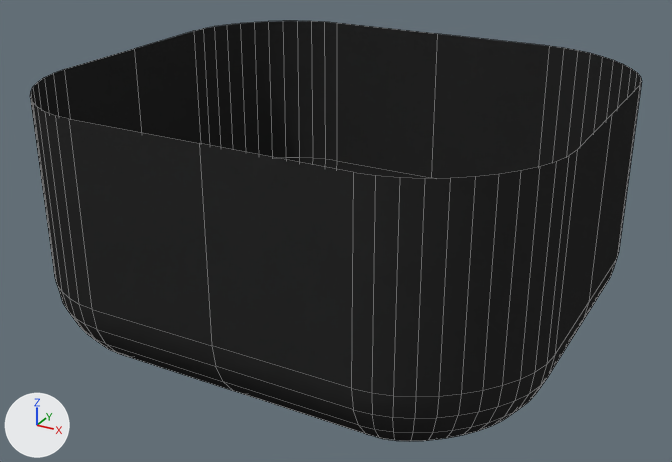
A saved change to the Blender file src/pcbooth/templates/backgrounds/paper_black.blend.
Rendered twice from a camera (50 mm lens) standing at (1183.0, -2189.0, 1382.0) and looking at (-2.0, -35.0, 306.0). The axes (+X, +Y, +Z) are drawn at lower left. The lights are the same throughout. Mesh edges are drawn as thin lines.

Before the edit, the objects in view are built like this:
```python
me_background_paper_black = bpy.data.meshes.new('Background_paper_black')
me_background_paper_black.from_pydata(...)  # 114 vertices, 95 faces; spans x 0.0..725.0, y 0.0..650.0, z 0.0..748.0
me_background_paper_black.polygons.foreach_set('use_smooth', [True] * 95)
me_background_paper_black.materials.append(mat_background_black)
ob_background_paper_black = bpy.data.objects.new('Background_paper_black', me_background_paper_black)
ob_background_paper_black.location = (0.0, 0.0, 0.0)
_m = ob_background_paper_black.modifiers.new('Mirror', 'MIRROR')
_m.use_axis = (True, True, False)
```
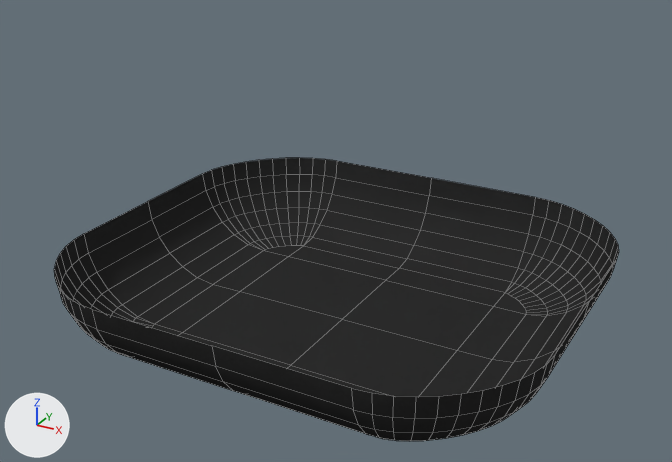
Where the change shows, as pixel boxes [x1, y1, x2, y2] in the pictures (672 x 462 px):
'Background_paper_black', reshaped (8% narrower, 33% shorter)
    before: [30, 21, 642, 441]
    after: [54, 158, 619, 441]
part 1 of me_background_paper_black, deleted (black)
    before: [30, 21, 642, 397]

What changed in the scene script:
```text
Change me_background_paper_black:
    used by ob_background_paper_black; location = (0.0, 0.0, 0.0)
    remove me_background_paper_black.from_pydata(...)  # 114 vertices, 95 faces; spans x 0.0..725.0, y 0.0..650.0, z 0.0..748.0
    add me_background_paper_black.from_pydata(...)  # 100 vertices, 82 faces; spans x 0.0..725.0, y 0.0..650.0, z 0.0..245.0
    me_background_paper_black part 1
    14 vertices are removed from x 0.0..725.0, y 0.0..650.0, z 748.0
    13 faces are deleted
```
